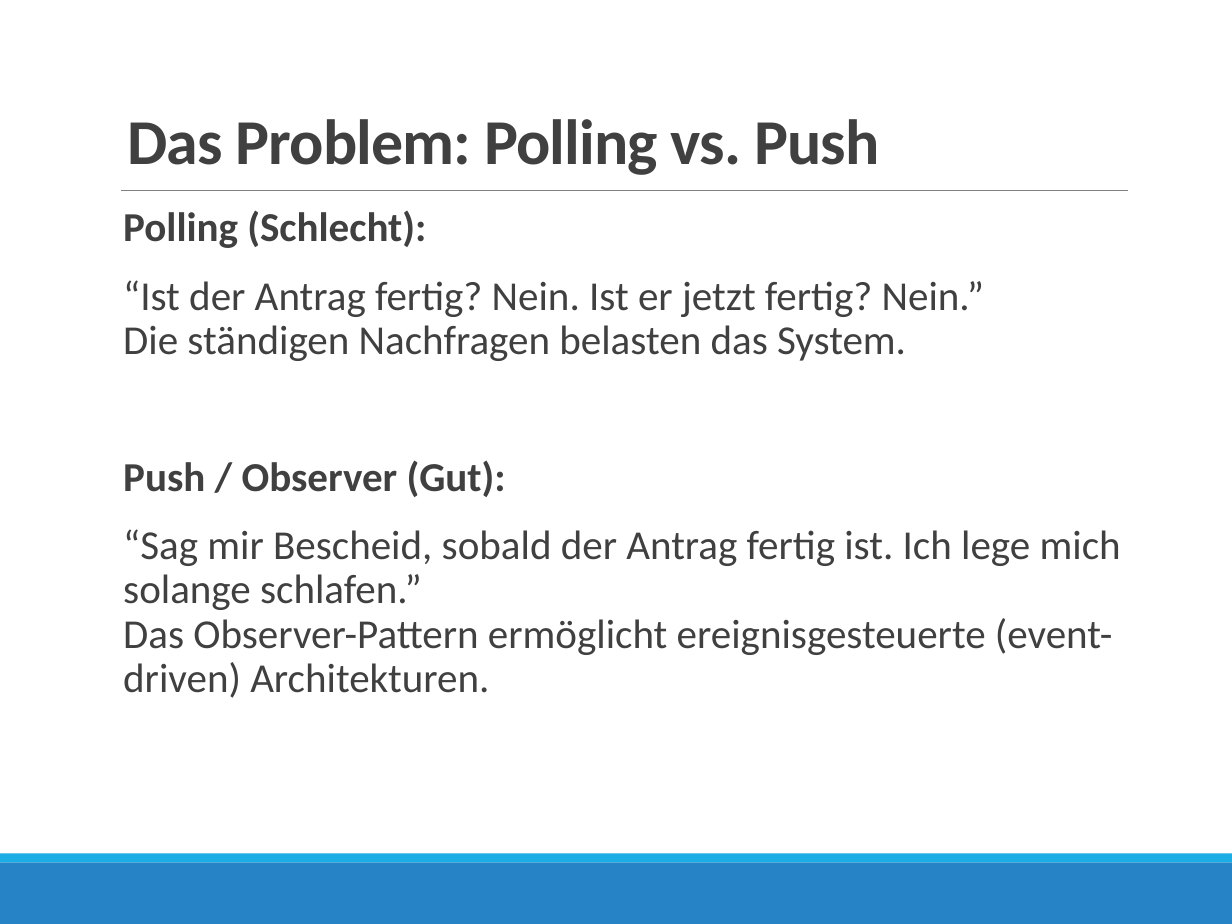
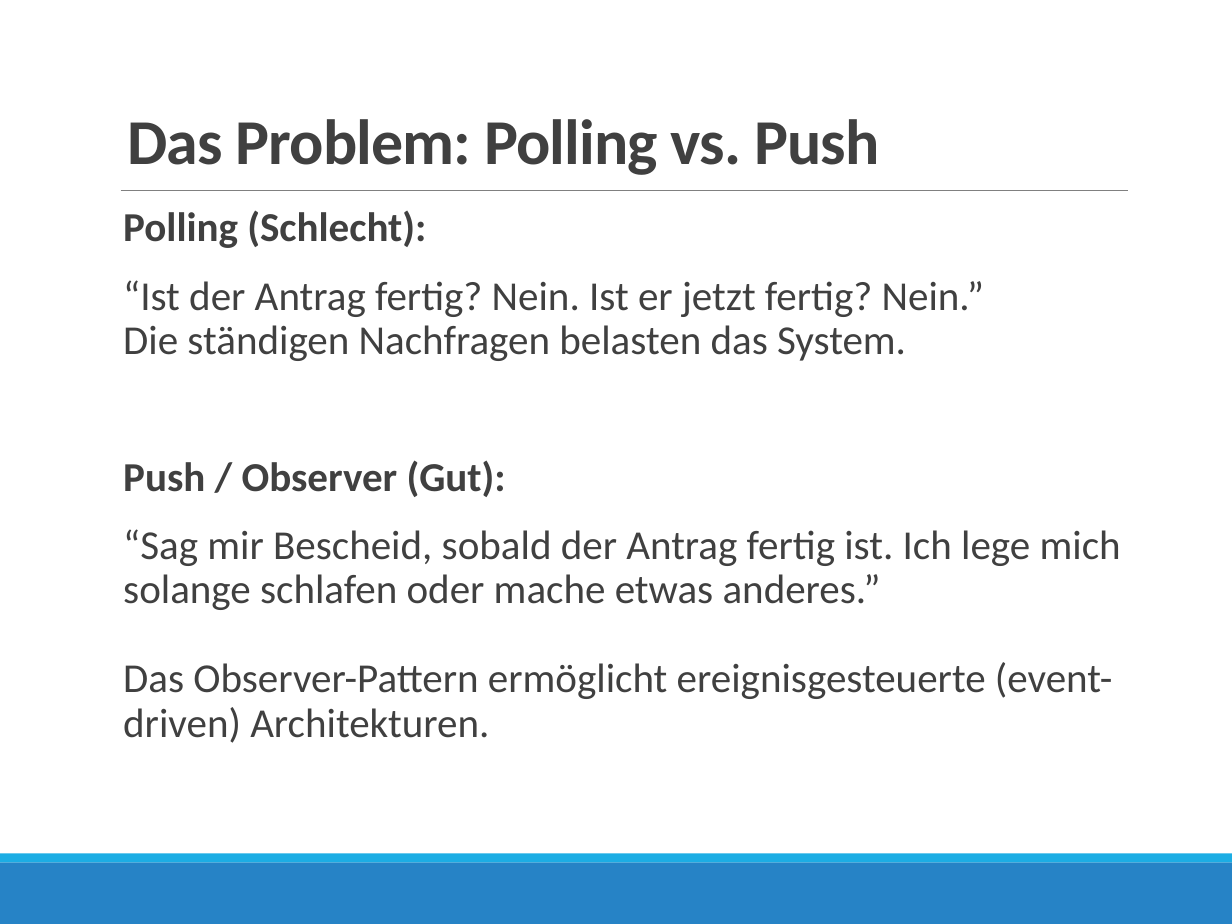
Before and after one commit to borleias/VIB_OOP_Neuplanung, a slide deck: slide 18 of Woche_3_DesignPatterns_II/03_Design_Patterns_II_v01.pptx (slide 17 before the commit). Drawn at 1232x924 pixels with LibreOffice and Linux fonts; fonts in the diff are those of the drawing. Boxes give left, top, right and bottom in pixels: in the first picture for what was removed or moved away, otherwise in the second. Text is boxed around its words. In the diff, an @@ line names an element or a change of style, - is before the commit and + after.

```diff
--- a/Woche_3_DesignPatterns_II/03_Design_Patterns_II_v01.pptx
+++ b/Woche_3_DesignPatterns_II/03_Design_Patterns_II_v01.pptx
@@ text at (123, 529, 1121, 743): text changed @@
-  “Sag mir Bescheid, sobald der Antrag fertig ist. Ich lege mich solange schlafen.”
-  Das Observer-Pattern ermöglicht ereignisgesteuerte (event-driven) Architekturen.
+  “Sag mir Bescheid, sobald der Antrag fertig ist. Ich lege mich solange schlafen oder mache etwas anderes.”
+  Das Observer-Pattern ermöglicht ereignisgesteuerte (event-driven) Architekturen.
```
Also in this commit, not shown: 6 other slides changed, 3 slides added, 1 slide removed, 15 other files.
